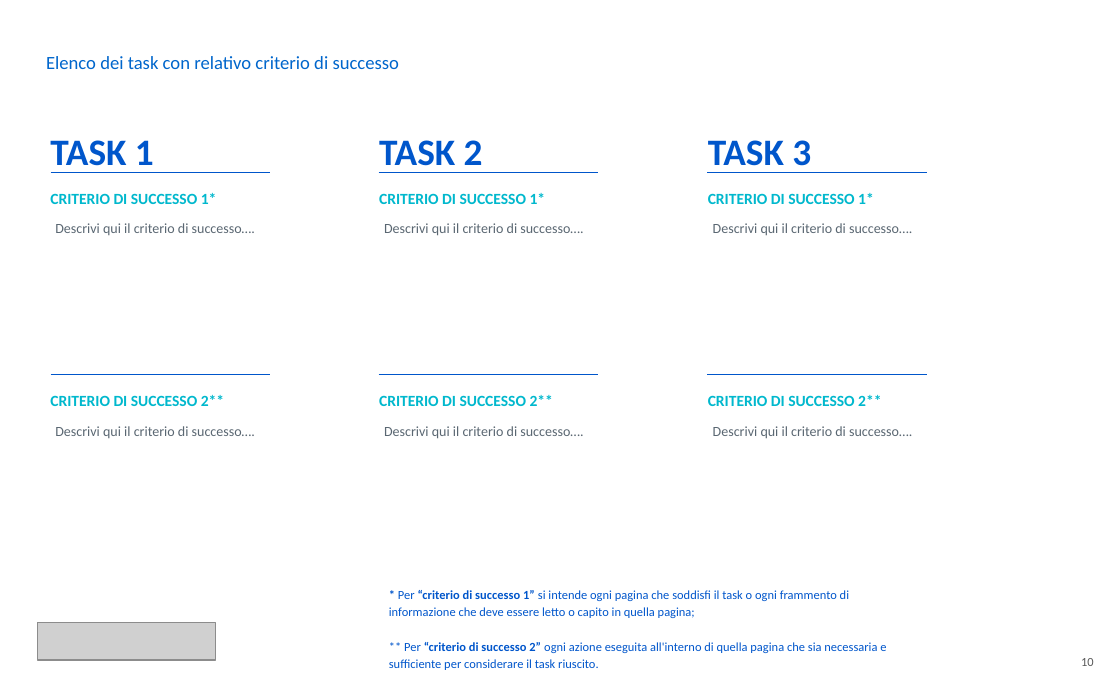
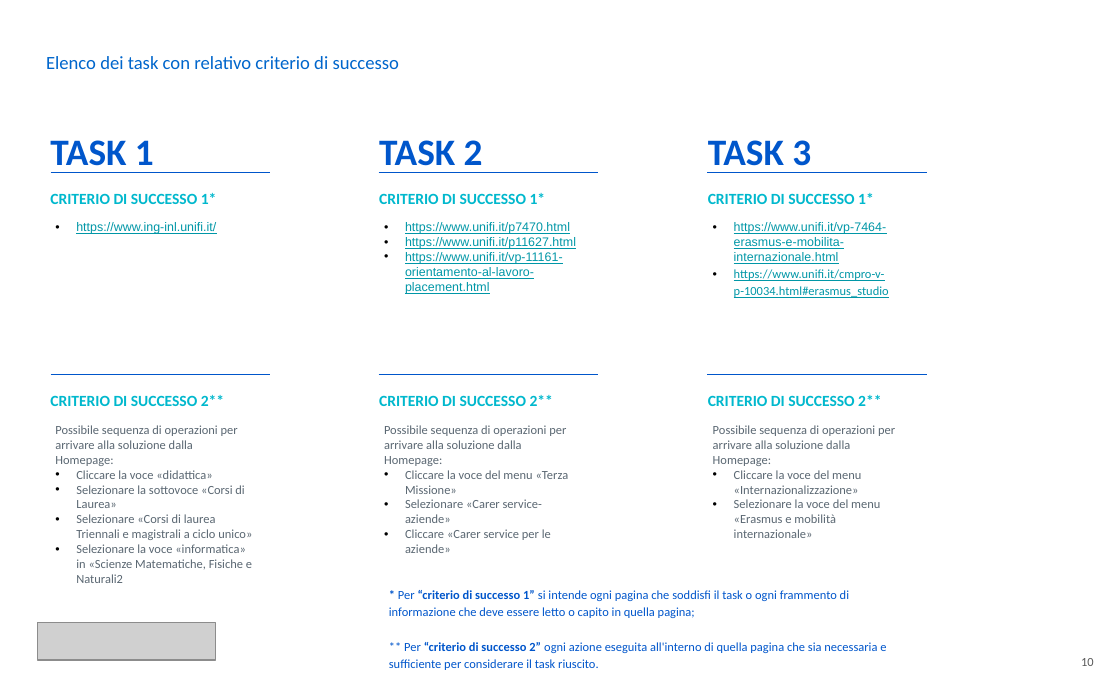
Before and after one commit to GiuVol/Progetto-IUM-21-22, a slide deck: slide 10 of Report dei risultati.pptx. Drawn at 1120x700 pixels with LibreOffice and Linux fonts; fonts in the diff are those of the drawing; grey boxes stand for pictures. Boxes give left, top, right and bottom in pixels: in the first picture for what was removed or moved away, otherwise in the second. Text is boxed around its words. In the diff, an @@ line names an element or a change of style, - is before the commit and + after.

```diff
--- a/Report dei risultati.pptx
+++ b/Report dei risultati.pptx
@@ text at [76, 222, 216, 234]: text changed; size 9 to 8 pt; font Calibri to Arial; text colour #5A6772 to #0097A7 @@
-Descrivi qui il criterio di successo….
+• https://www.ing-inl.unifi.it/
@@ text at [405, 222, 576, 294]: text changed; size 9 to 8 pt; font Calibri to Arial; text colour #5A6772 to #0097A7 @@
-Descrivi qui il criterio di successo….
+• https://www.unifi.it/p7470.html
+• https://www.unifi.it/p11627.html
+• https://www.unifi.it/vp-11161-orientamento-al-lavoro-placement.html
@@ text at [734, 222, 889, 298]: text changed; size 9 to 8 pt; font Calibri to Arial; text colour #5A6772 to #0097A7 @@
-Descrivi qui il criterio di successo….
+• https://www.unifi.it/vp-7464-erasmus-e-mobilita-internazionale.html
+• https://www.unifi.it/cmpro-v-p-10034.html#erasmus_studio
@@ text at [55, 425, 252, 583]: text changed; size 9 to 8 pt @@
-Descrivi qui il criterio di successo….
+Possibile sequenza di operazioni per arrivare alla soluzione dalla
+Homepage:
+• Cliccare la voce «didattica»
+• Selezionare la sottovoce «Corsi di Laurea»
+• Selezionare «Corsi di laurea Triennali e magistrali a ciclo unico»
+• Selezionare la voce «informatica» in «Scienze Matematiche, Fisiche e Naturali2
@@ text at [384, 425, 569, 553]: text changed; size 9 to 8 pt @@
-Descrivi qui il criterio di successo….
+Possibile sequenza di operazioni per arrivare alla soluzione dalla
+Homepage:
+• Cliccare la voce del menu «Terza Missione»
+• Selezionare «Carer service-aziende»
+• Cliccare «Carer service per le aziende»
@@ text at [713, 425, 895, 538]: text changed; size 9 to 8 pt @@
-Descrivi qui il criterio di successo….
+Possibile sequenza di operazioni per arrivare alla soluzione dalla
+Homepage:
+• Cliccare la voce del menu «Internazionalizzazione»
+• Selezionare la voce del menu «Erasmus e mobilità internazionale»
```
Also in this commit, not shown: 2 other slides changed, 1 other file.
